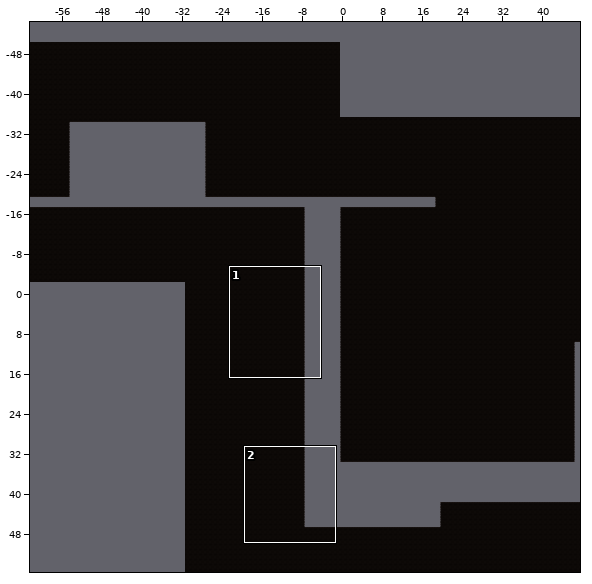
Tiled map, stored at Assets/Tiled/Level1TileMap/map1-0.tmx. The picture above shows the old version from afar; the outline marks the close-up.
Close-up. First the earlier version:
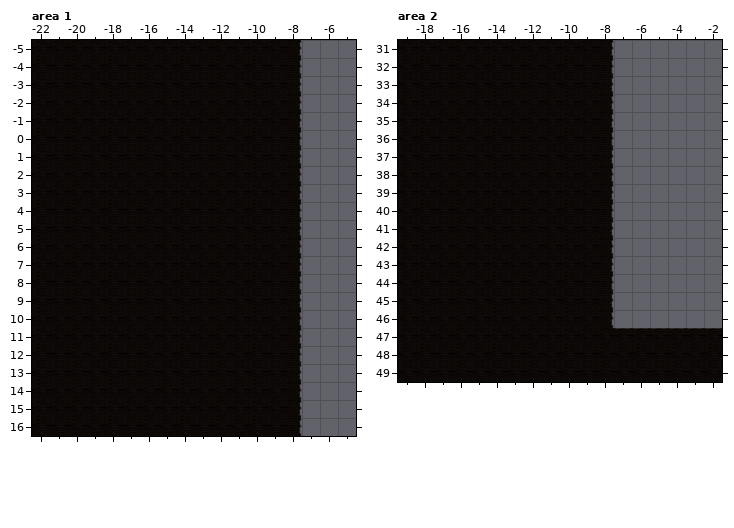
Cells are 256x256 px. Shown: area 1 x -22..-5, y -5..16; area 2 x -19..-2, y 31..49. The commit also changed other parts of the map, which this record leaves out.
New version:
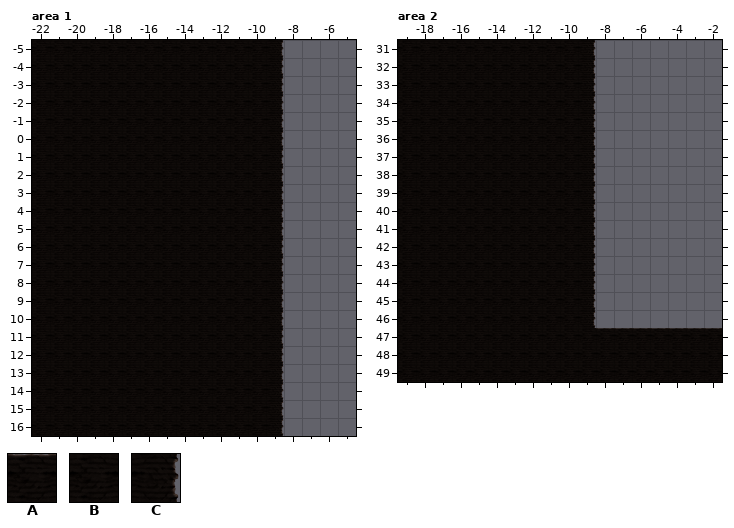
Key: from "Level1 Tileset": A 0, B 8, C 10.
_ is an empty cell, . an unchanged one.
Changes in this commit:
--- layer "ground", area 1
@@ x -9..-8 @@
--5 BC
--4 BC
--3 BC
--2 BC
--1 BC
- 0 BC
- 1 BC
- 2 BC
- 3 BC
- 4 BC
- 5 BC
- 6 BC
- 7 BC
- 8 BC
- 9 BC
-10 BC
-11 BC
-12 BC
-13 BC
-14 BC
-15 BC
-16 BC
+-5 C_
+-4 C_
+-3 C_
+-2 C_
+-1 C_
+ 0 C_
+ 1 C_
+ 2 C_
+ 3 C_
+ 4 C_
+ 5 C_
+ 6 C_
+ 7 C_
+ 8 C_
+ 9 C_
+10 C_
+11 C_
+12 C_
+13 C_
+14 C_
+15 C_
+16 C_
--- layer "ground", area 2
@@ x -9..-8 @@
-31 BC
-32 BC
-33 BC
-34 BC
-35 BC
-36 BC
-37 BC
-38 BC
-39 BC
-40 BC
-41 BC
-42 BC
-43 BC
-44 BC
-45 BC
-46 BC
-47 .B
+31 C_
+32 C_
+33 C_
+34 C_
+35 C_
+36 C_
+37 C_
+38 C_
+39 C_
+40 C_
+41 C_
+42 C_
+43 C_
+44 C_
+45 C_
+46 C_
+47 .A
